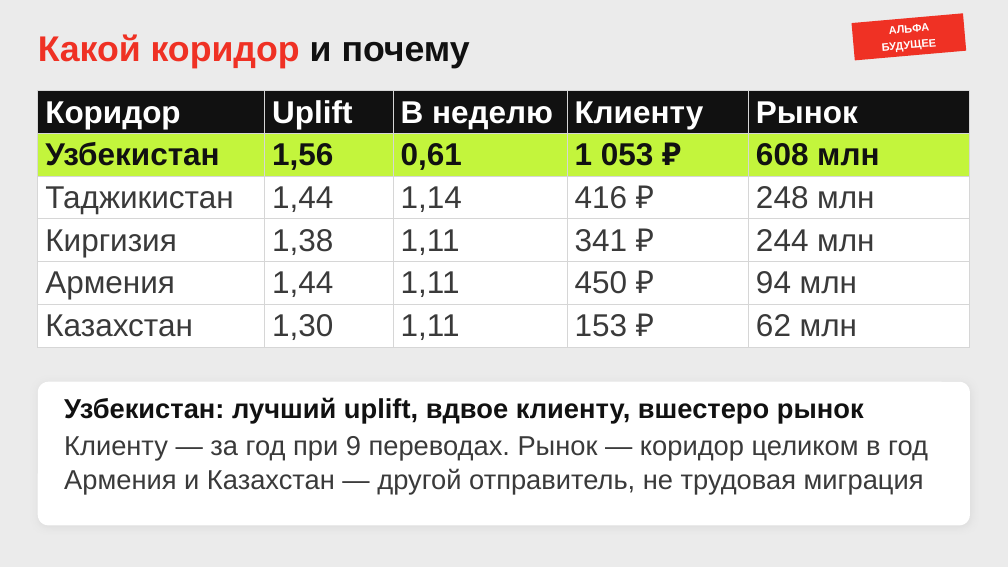
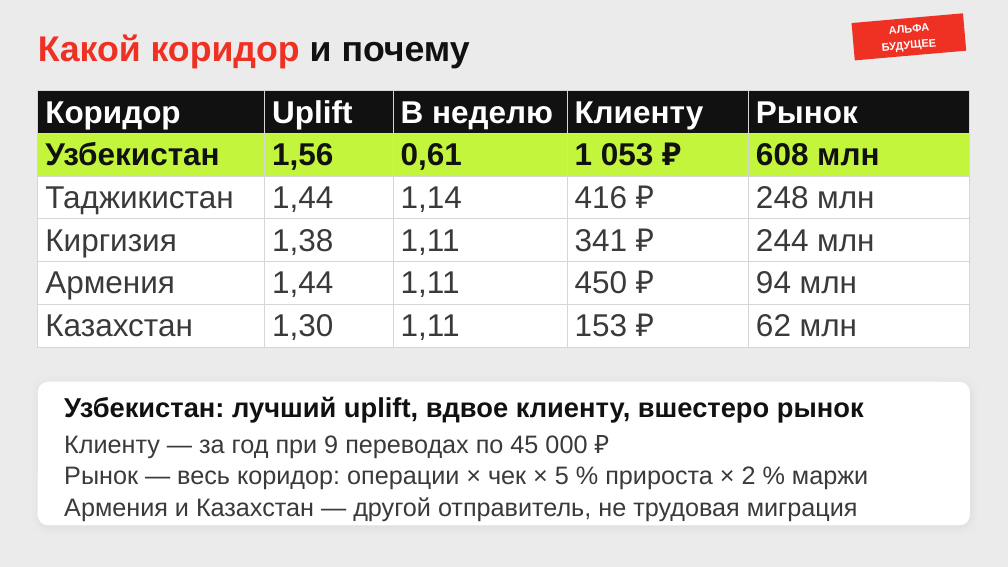
Before and after one commit to ne-olya/fx-pulse, a slide deck: slide 3 of docs/presentation/fx-pulse-final-draft.pptx. Drawn at 1008x567 pixels with LibreOffice and Linux fonts; fonts in the diff are those of the drawing. Boxes give left, top, right and bottom in pixels: in the first picture for what was removed or moved away, otherwise in the second. Text is boxed around its words. In the diff, an @@ line names an element or a change of style, - is before the commit and + after.

```diff
--- a/docs/presentation/fx-pulse-final-draft.pptx
+++ b/docs/presentation/fx-pulse-final-draft.pptx
@@ text at (64,435,587,458): text changed; size 26 to 24 pt @@
-Клиенту — за год при 9 переводах. Рынок — коридор целиком в год
+Клиенту — за год при 9 переводах по 45 000 ₽
@@ text added at (64,466,868,490), 24 pt, text #3A3A3A @@
+Рынок — весь коридор: операции × чек × 5 % прироста × 2 % маржи
@@ text "Армения и Казахстан — другой ...": place and size @@
-text "Армения и Казахстан — другой ..." at (64,468,924,494)
+text "Армения и Казахстан — другой ..." at (64,497,858,522)
@@ text "Армения и Казахстан — другой ..." at (64,497,858,522): size 26 to 24 pt @@
```
Also in this commit, not shown: 6 other files.
